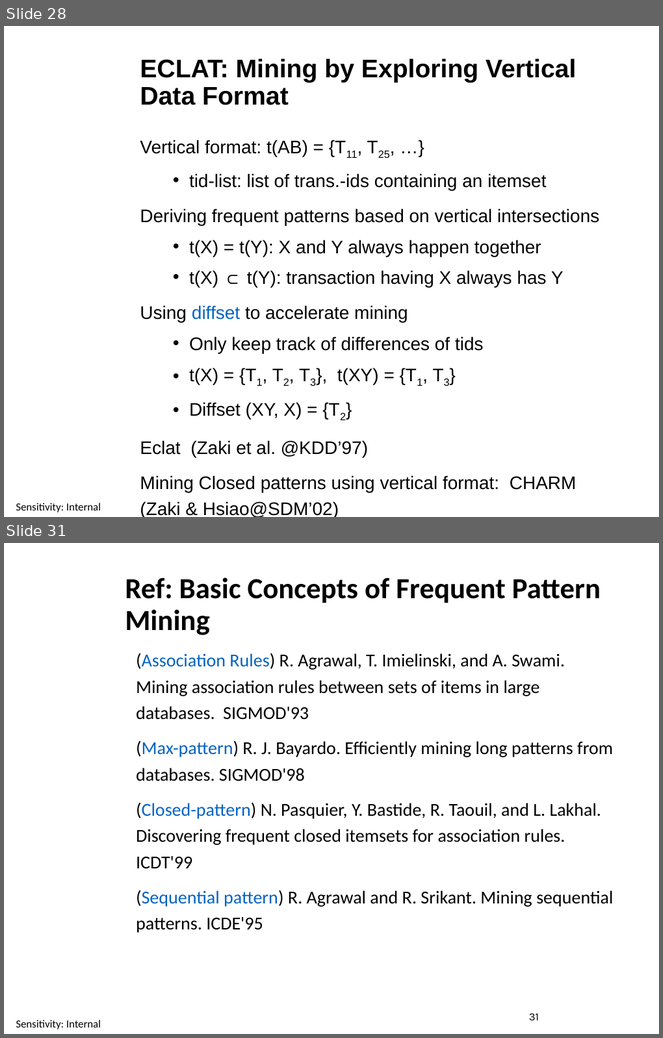
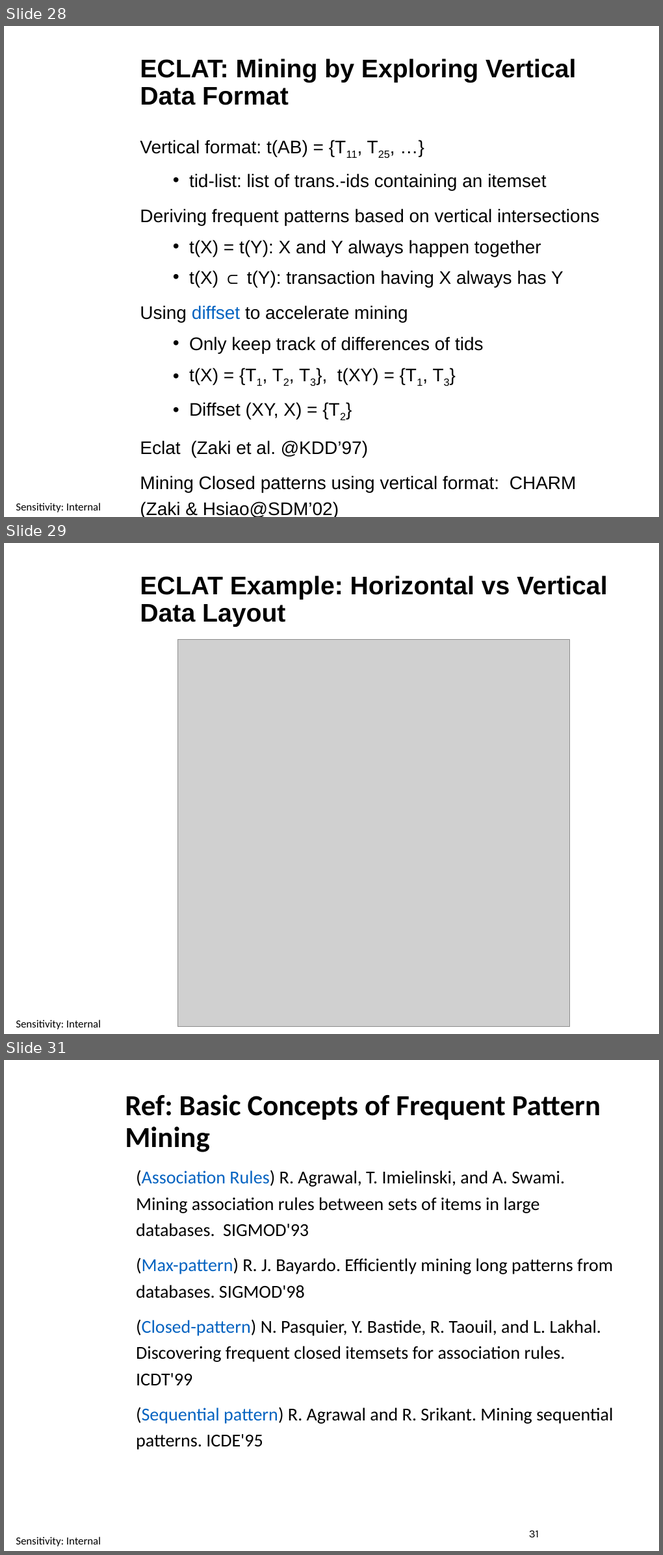
Before and after one commit to ctsallis/frontiers_in_ai_and_data_science, a slide deck: content/Lectures/Semester 1/Week 4/1 Lecture/1.4 Mining Frequent Patterns (Lecture).pptx. Shown one above the other, each under a label of ours: slides 28 and 31 before the commit, slides 28, 29 and 31 after it; the slides between them are not shown. The pictures are 663x1038 and 663x1555 pixels, drawn with LibreOffice and Linux fonts; fonts in the diff are those of the drawing; grey boxes stand for pictures; background and template pictures are left out. Boxes give left, top, right and bottom in pixels: in the first picture for what was removed or moved away, otherwise in the second. Text is boxed around its words. In the diff, an @@ line names an element or a change of style, - is before the commit and + after.

```diff
--- a/content/Lectures/Semester 1/Week 4/1 Lecture/1.4 Mining Frequent Patterns (Lecture).pptx
+++ b/content/Lectures/Semester 1/Week 4/1 Lecture/1.4 Mining Frequent Patterns (Lecture).pptx
@@ slide 29 added at box(4, 543, 659, 1034), background picture (left out); not listed: 1 template element that a slide beside it also shows @@
@@ title added at box(140, 575, 607, 627), 28 pt, text #000000, bold @@
+ECLAT Example: Horizontal vs Vertical Data Layout
@@ picture added at box(178, 640, 570, 1027) @@
```
Also in this commit, not shown: 8 slides changed, 1 slide removed, 4 other files.
